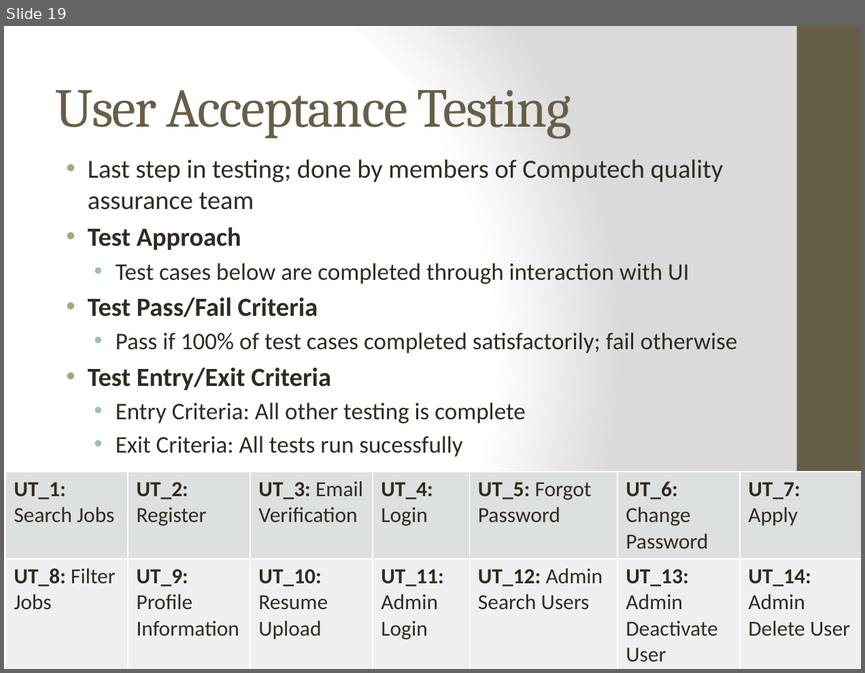
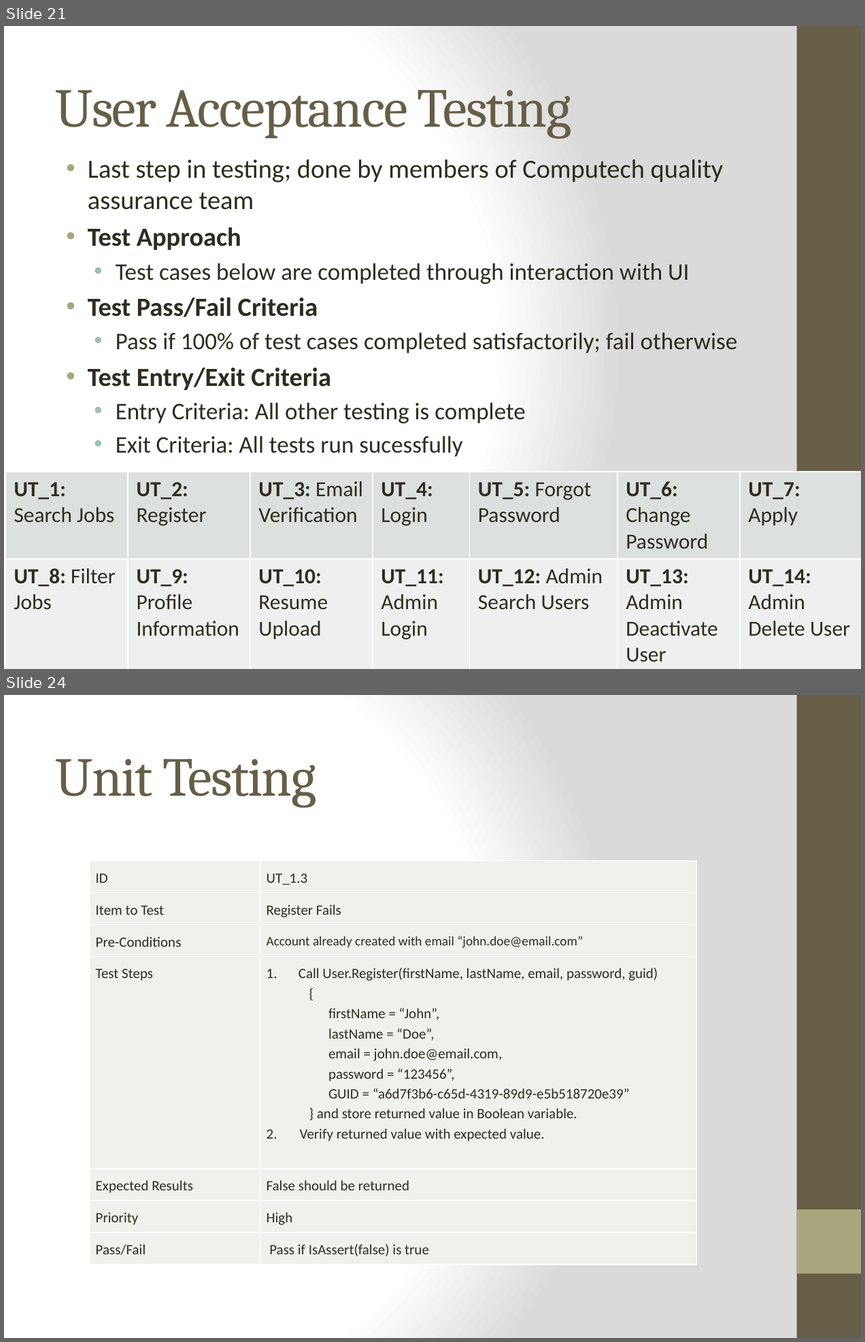
Before and after one commit to WesleyTrescott/MVC-Capstone, a slide deck: Test plan/Computech Corporation - Test Plan.pptx. Shown one above the other, each under a label of ours: slide 19 before the commit, slides 21 and 24 after it; the slides between them are not shown. The pictures are 865x673 and 865x1342 pixels, drawn with LibreOffice and Linux fonts; fonts in the diff are those of the drawing. Boxes give left, top, right and bottom in pixels: in the first picture for what was removed or moved away, otherwise in the second. Text is boxed around its words. In the diff, an @@ line names an element or a change of style, - is before the commit and + after.

Commit message:
Updated test plan
modified compatibility/functional/unit testing sections in both document
and powerpoint

```diff
--- a/Test plan/Computech Corporation - Test Plan.pptx
+++ b/Test plan/Computech Corporation - Test Plan.pptx
@@ slide 24 added at (4,695,861,1338), background gradient #FFFFFF to #DADADA; not listed: 2 template elements that a slide beside it also shows @@
@@ title added at (56,759,316,808), 46 pt, text #675E47 @@
+Unit Testing
@@ table added at (90,860,696,1259), 7 rows, 2 columns @@
+ID | UT_1.3
+Item to Test | Register Fails
+Pre-Conditions | Account already created with email “john.doe@email.com”
+Test Steps | Call User.Register(firstName, lastName, email, password, guid) / { / firstName = “John”, / lastName = “Doe”, / email = john.doe@email.com, / password = “123456”, / GUID = “a6d7f3b6-c65d-4319-89d9-e5b518720e39” / } and store returned value in Boolean variable. / 2. Verify returned value with expected value.
+Expected Results | False should be returned
+Priority | High
+Pass/Fail | Pass if IsAssert(false) is true
@@ what was slide 19 is now slide 21 @@
```
Also in this commit, not shown: 9 slides changed, 2 other slides added, 1 other file.
